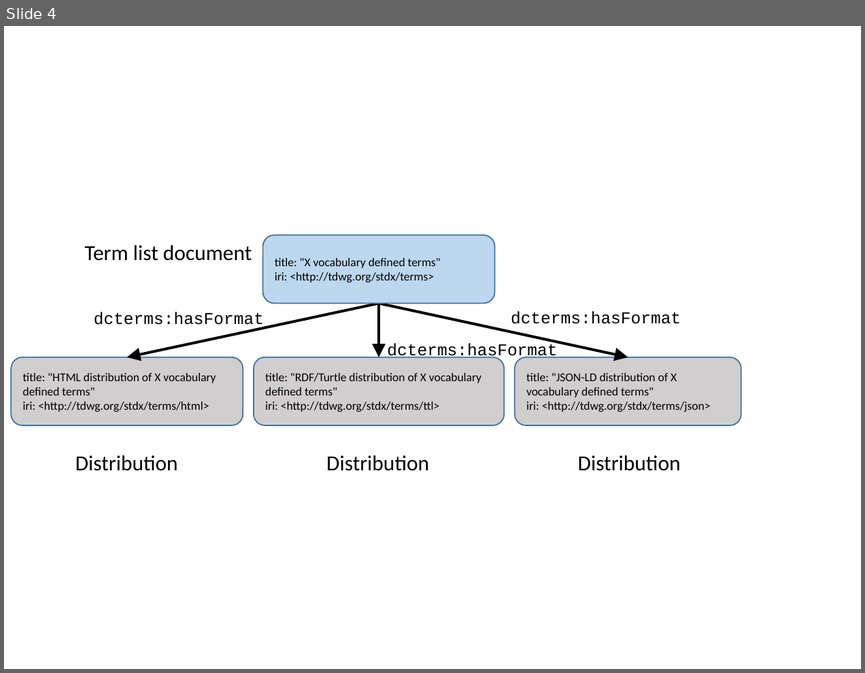
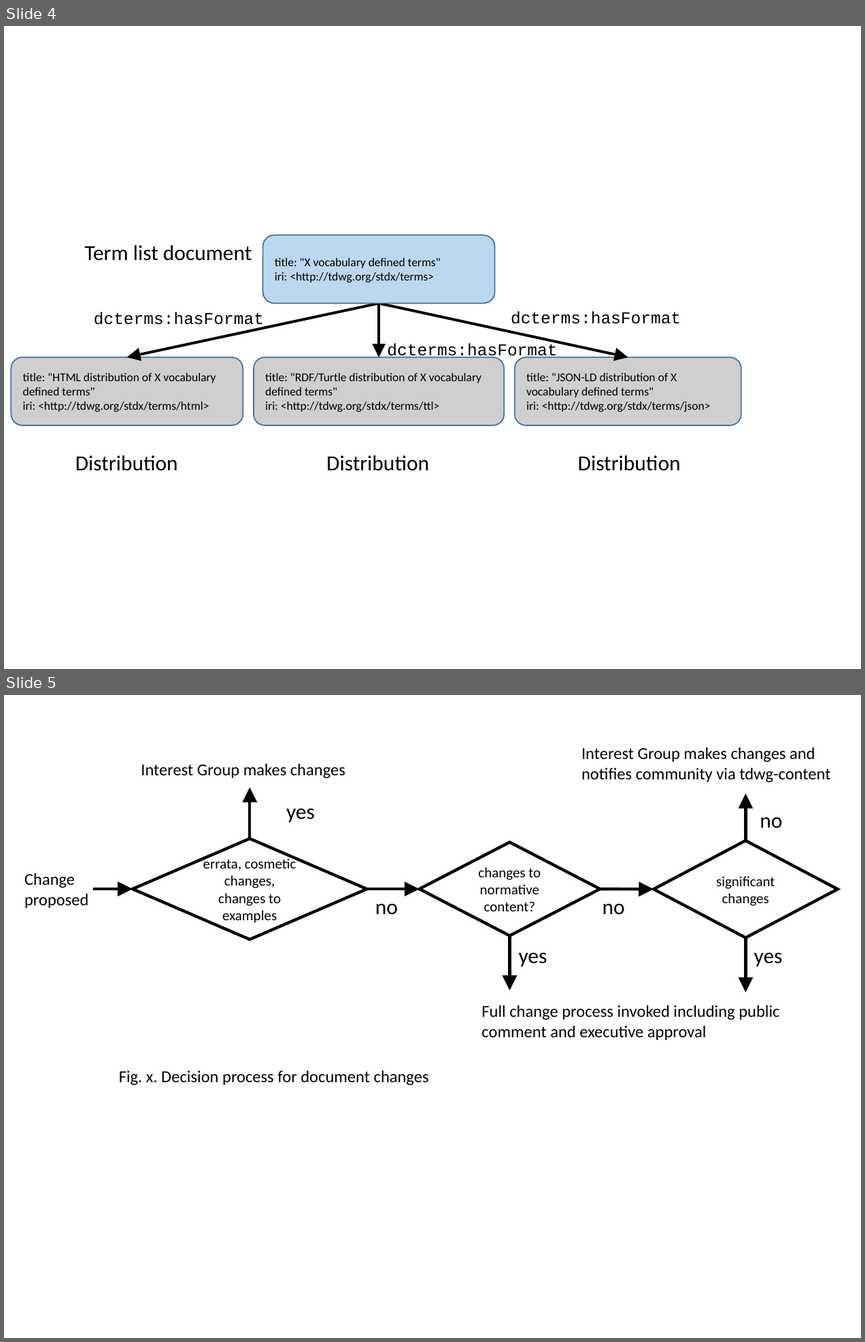
Before and after one commit to tdwg/vocab, a slide deck: diagrams.pptx. Shown one above the other, each under a label of ours: slide 4 before the commit, slides 4 and 5 after it. The pictures are 865x673 and 865x1342 pixels, drawn with LibreOffice and Linux fonts; fonts in the diff are those of the drawing. Boxes give left, top, right and bottom in pixels: in the first picture for what was removed or moved away, otherwise in the second. Text is boxed around its words. In the diff, an @@ line names an element or a change of style, - is before the commit and + after.

```diff
--- a/diagrams.pptx
+++ b/diagrams.pptx
@@ slide 5 added at box(4, 695, 861, 1338), background #FFFFFF @@
@@ text added at box(581, 747, 830, 783), 14 pt, text #000000 @@
+Interest Group makes changes and notifies community via tdwg-content
@@ text added at box(141, 764, 345, 779), 14 pt, text #000000 @@
+Interest Group makes changes
@@ arrow added from (250, 838) to (250, 787), #000000 2.5 pt @@
@@ arrow added from (745, 841) to (745, 794), #000000 2.5 pt @@
@@ text added at box(286, 808, 315, 822), 18 pt, text #000000 @@
+yes
@@ text added at box(759, 817, 782, 828), 18 pt, text #000000 @@
+no
@@ diamond added at box(133, 838, 366, 939), outline #000000 2.5 pt, 12 pt, text #000000 @@
+errata, cosmetic changes, changes to examples
@@ diamond added at box(419, 843, 600, 936), outline #000000 2.5 pt, 12 pt, text #000000 @@
+changes to normative content?
@@ diamond added at box(653, 841, 838, 938), outline #000000 2.5 pt, 12 pt, text #000000 @@
+significant changes
@@ text added at box(24, 873, 88, 908), 14 pt, text #000000 @@
+Change proposed
@@ arrow added from (93, 889) to (133, 889), #000000 2.5 pt @@
@@ arrow added from (366, 889) to (419, 889), #000000 2.5 pt @@
@@ arrow added from (600, 889) to (653, 889), #000000 2.5 pt @@
@@ text added at box(375, 903, 398, 915), 18 pt, text #000000 @@
+no
@@ text added at box(602, 903, 625, 915), 18 pt, text #000000 @@
+no
@@ arrow added from (509, 936) to (509, 989), #000000 2.5 pt @@
@@ arrow added from (745, 938) to (745, 992), #000000 2.5 pt @@
@@ text added at box(519, 952, 547, 966), 18 pt, text #000000 @@
+yes
@@ text added at box(754, 952, 783, 966), 18 pt, text #000000 @@
+yes
@@ text added at box(481, 1005, 779, 1040), 14 pt, text #000000 @@
+Full change process invoked including public comment and executive approval
@@ text added at box(119, 1070, 429, 1085), 14 pt, text #000000 @@
+Fig. x. Decision process for document changes
```
Also in this commit, not shown: 1 other slide added, 3 other files.
